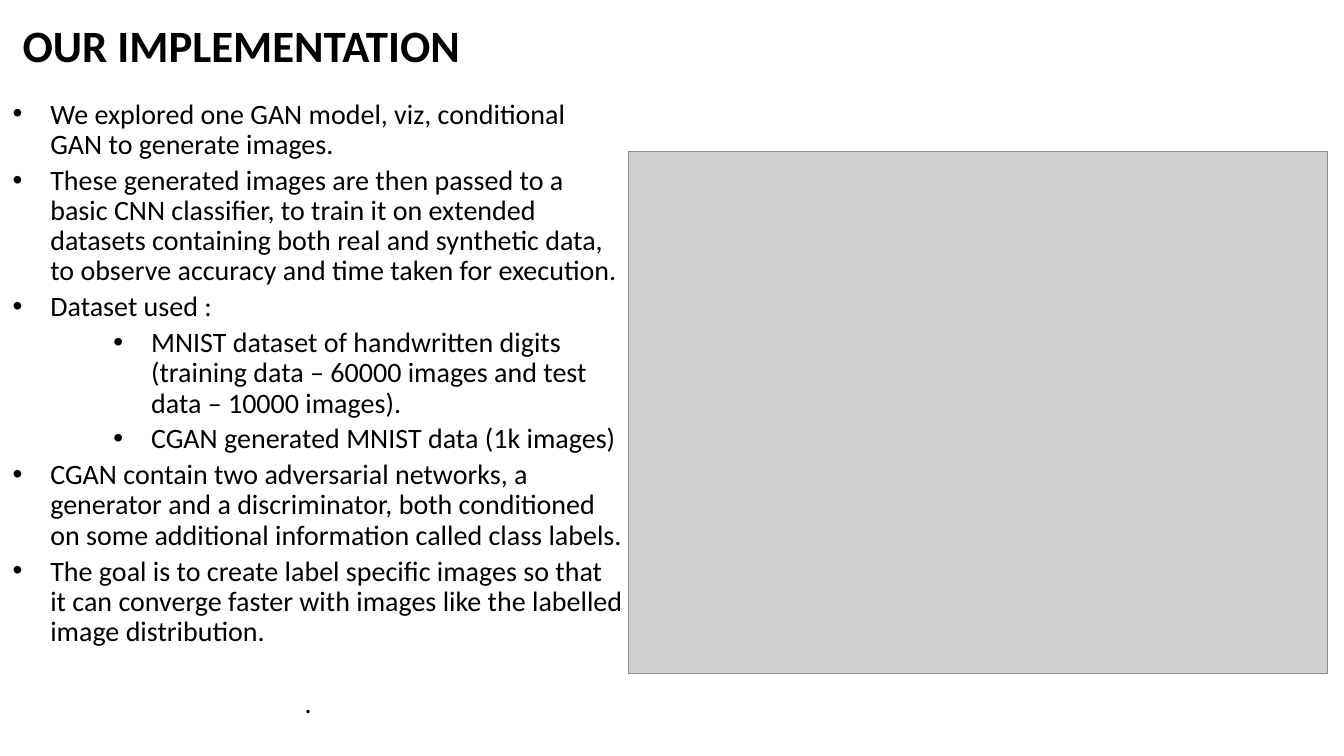
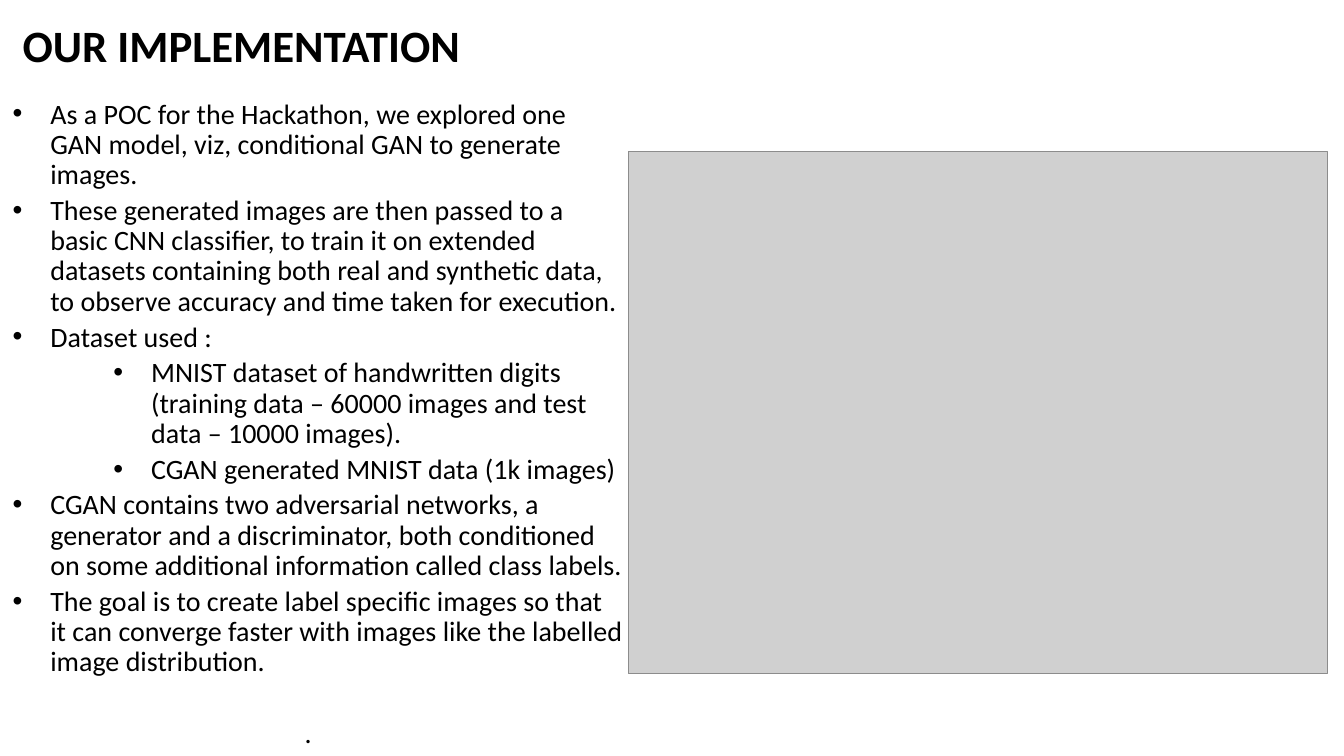
Before and after one commit to ARCHANAGSR/Determined-GAN, a slide deck: slide 5 of DETERMINED-GAN.pptm. Drawn at 1344x756 pixels with LibreOffice and Linux fonts; fonts in the diff are those of the drawing; grey boxes stand for pictures. Boxes give left, top, right and bottom in pixels: in the first picture for what was removed or moved away, otherwise in the second. Text is boxed around its words. In the diff, an @@ line names an element or a change of style, - is before the commit and + after.

```diff
--- a/DETERMINED-GAN.pptm
+++ b/DETERMINED-GAN.pptm
@@ subtitle at <box>50,104,565,189</box>: text changed @@
-• We explored one GAN model, viz, conditional GAN to generate images.
+• As a POC for the Hackathon, we explored one GAN model, viz, conditional GAN to generate images.
@@ subtitle at <box>50,494,622,576</box>: text changed @@
-• CGAN contain two adversarial networks, a generator and a discriminator, both conditioned on some additional information called class labels.
+• CGAN contains two adversarial networks, a generator and a discriminator, both conditioned on some additional information called class labels.
```
Also in this commit, not shown: 5 other slides changed, 4 other files.
